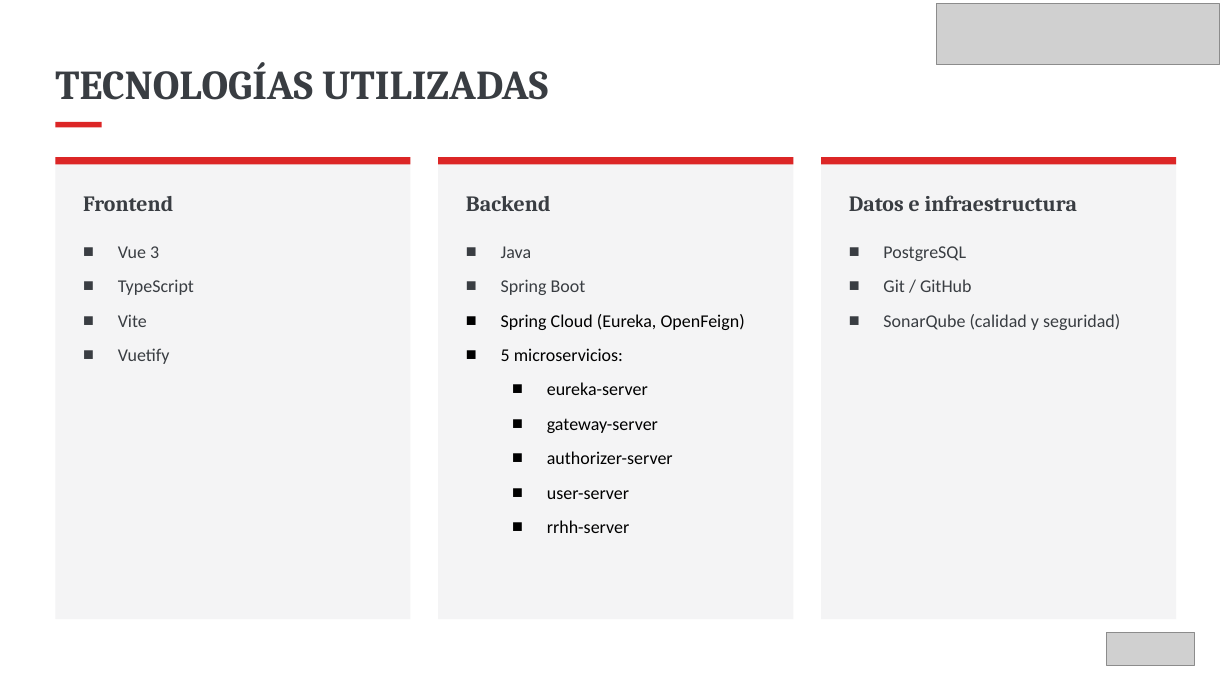
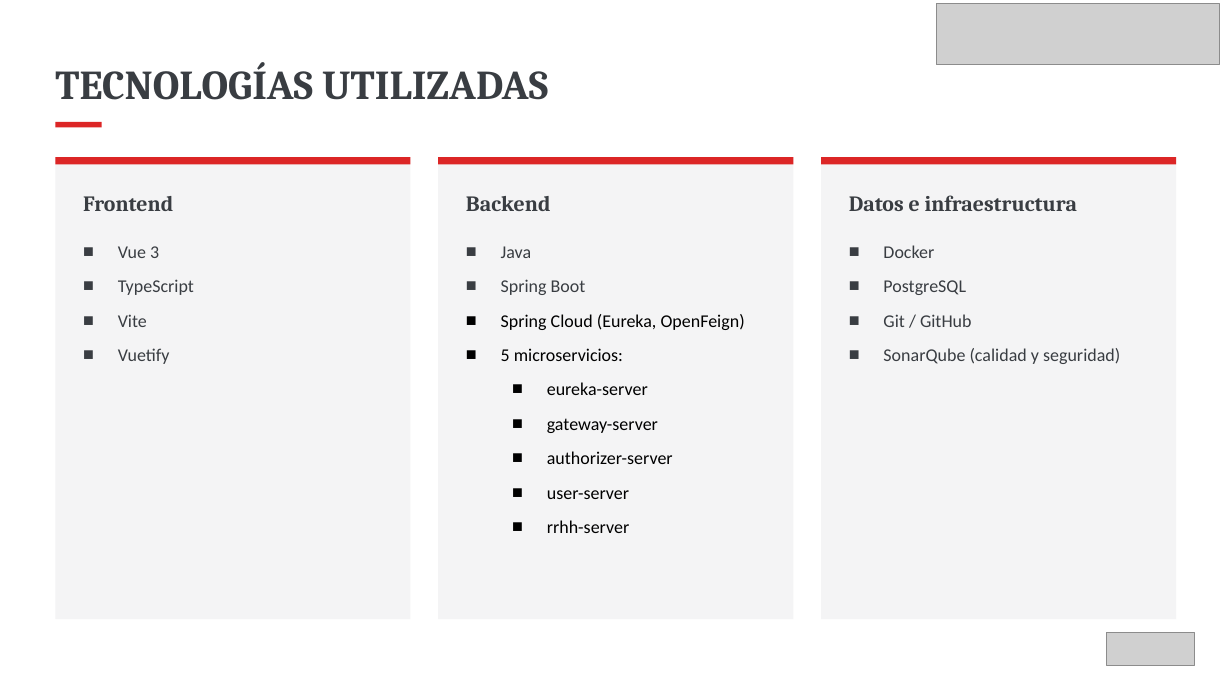
Before and after one commit to KarlaRamirez00/CAPSTONE_003V, a slide deck: slide 10 of Fase 1/Evidencias grupales/Ramirez_Karla_Presentación Proyecto.pptx. Drawn at 1232x693 pixels with LibreOffice and Linux fonts; fonts in the diff are those of the drawing; grey boxes stand for pictures. Boxes give left, top, right and bottom in pixels: in the first picture for what was removed or moved away, otherwise in the second. Text is boxed around its words. In the diff, an @@ line names an element or a change of style, - is before the commit and + after.

```diff
--- a/Fase 1/Evidencias grupales/Ramirez_Karla_Presentación Proyecto.pptx
+++ b/Fase 1/Evidencias grupales/Ramirez_Karla_Presentación Proyecto.pptx
@@ text at [883,245,934,258]: paragraph added @@
+■ Docker
```
Also in this commit, not shown: 7 other slides changed, 1 slide added, 1 slide removed, 2 other files.
